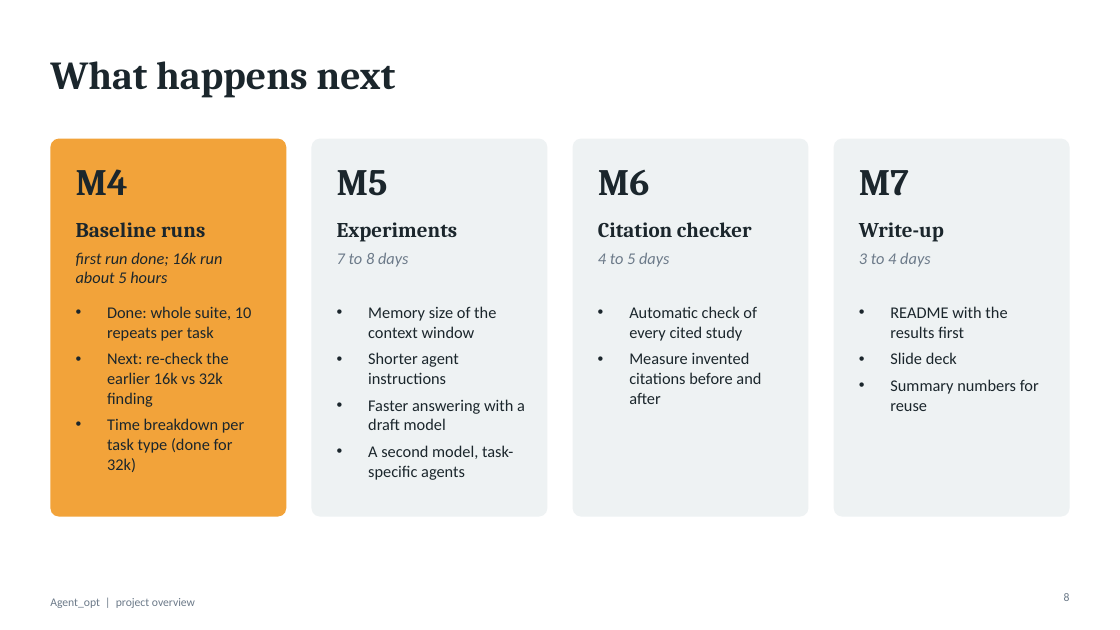
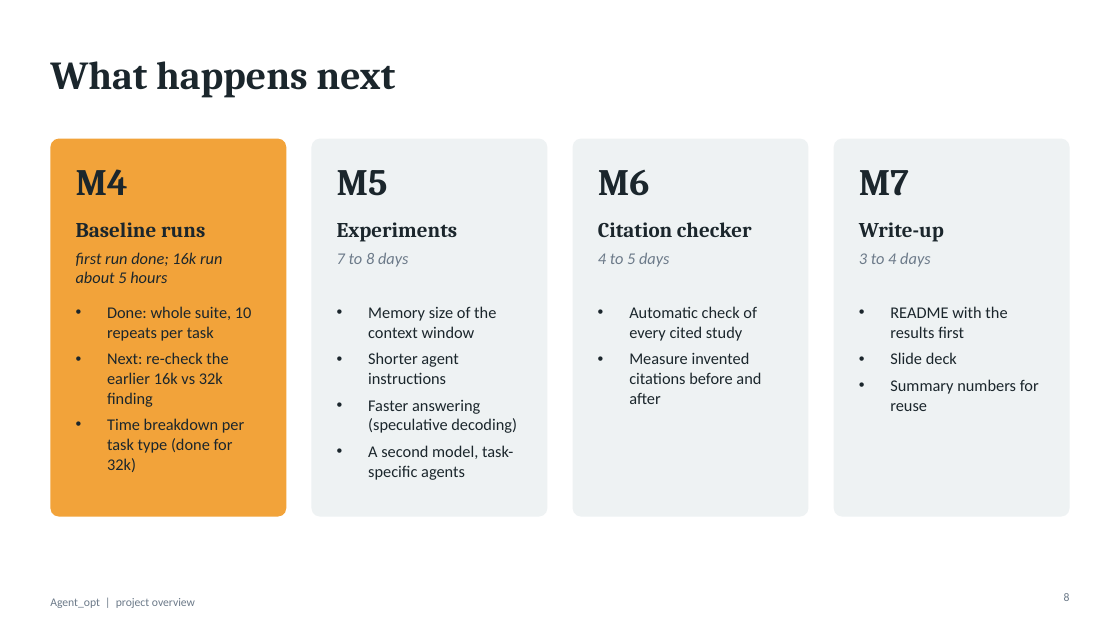
Before and after one commit to npwa/agent_opt, a slide deck: slide 8 of Doc/Agent_opt.pptx. Drawn at 1120x630 pixels with LibreOffice and Linux fonts; fonts in the diff are those of the drawing. Boxes give left, top, right and bottom in pixels: in the first picture for what was removed or moved away, otherwise in the second. Text is boxed around its words. In the diff, an @@ line names an element or a change of style, - is before the commit and + after.

Commit message:
P9: vocabulary check, bundled llama-server findings, speculative-decoding smoke test

```diff
--- a/Doc/Agent_opt.pptx
+++ b/Doc/Agent_opt.pptx
@@ text at box(368, 400, 517, 433): text changed @@
-• Faster answering with a draft model
+• Faster answering (speculative decoding)
```
Also in this commit, not shown: 2 other slides changed, 16 other files.
